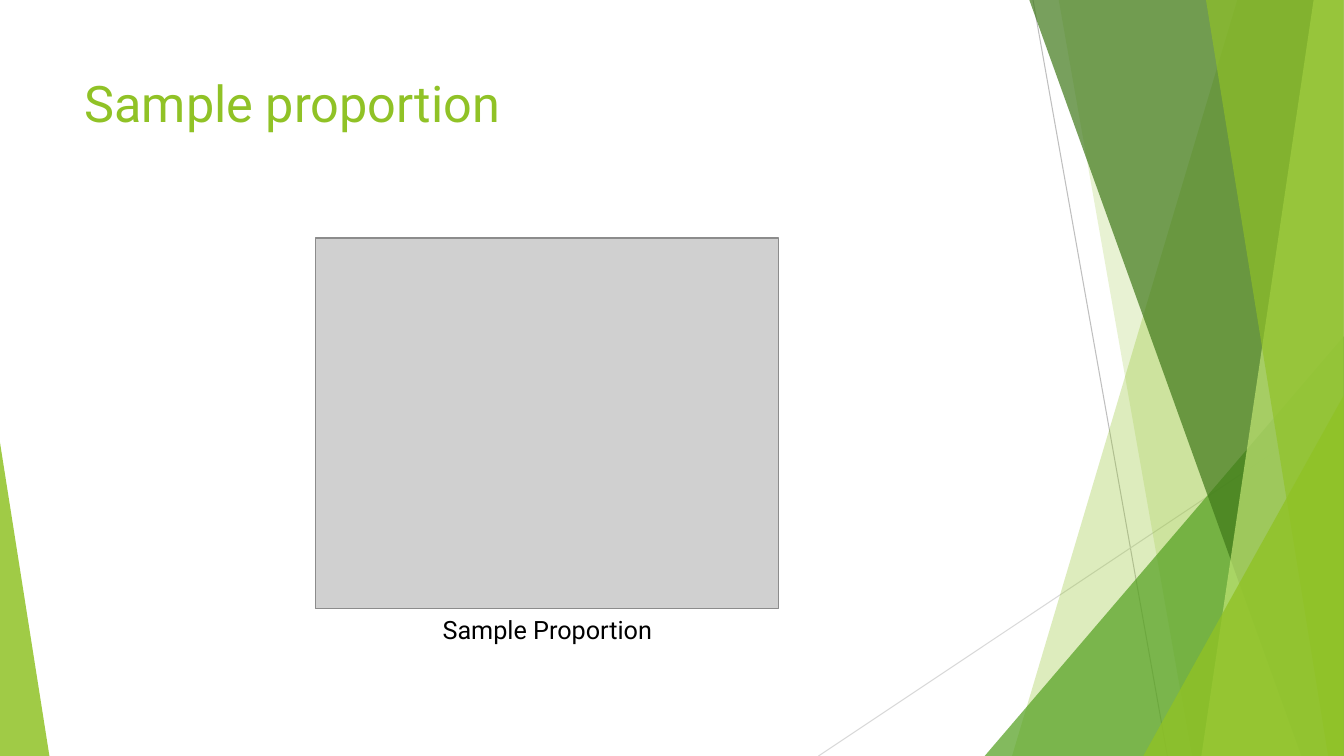
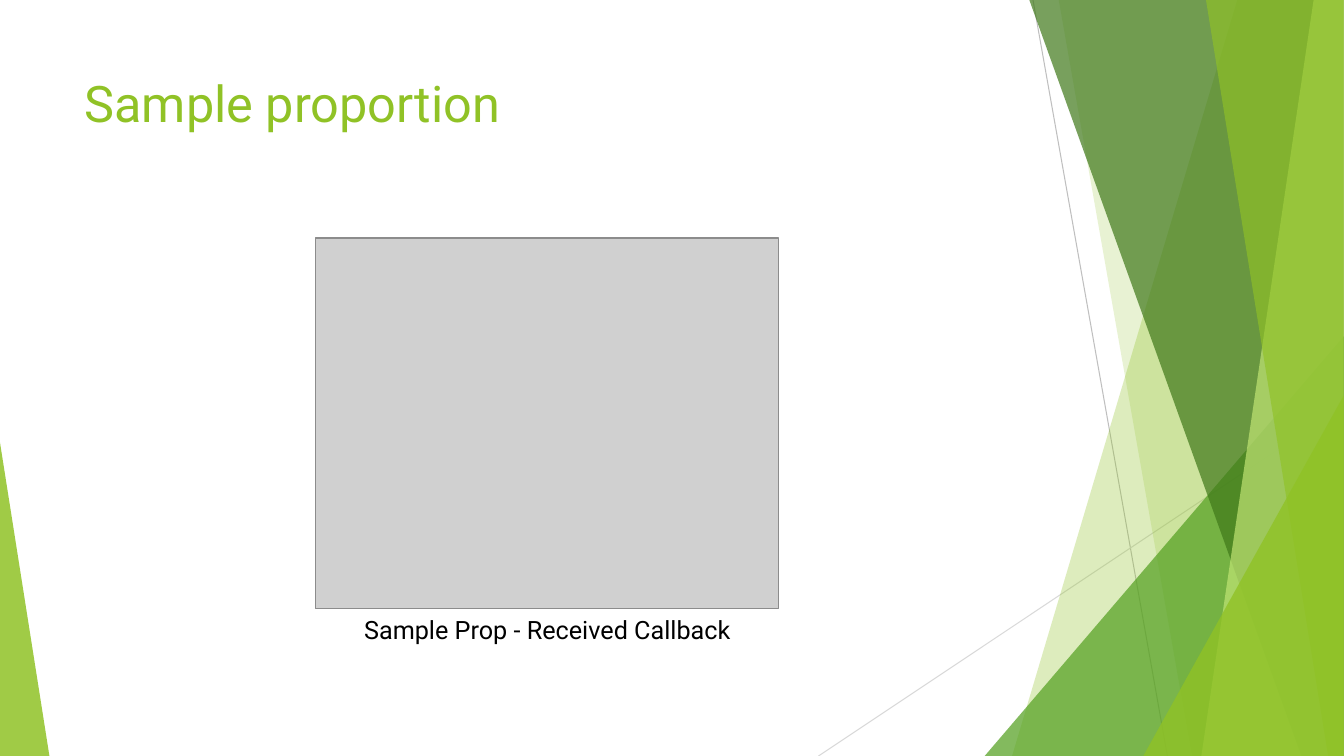
Before and after one commit to himalayahall/CUNY-DATA606, a slide deck: slide 7 of Project/Hakim-Project.pptx (slide 6 before the commit). Drawn at 1344x756 pixels with LibreOffice and Linux fonts; fonts in the diff are those of the drawing; grey boxes stand for pictures. Boxes give left, top, right and bottom in pixels: in the first picture for what was removed or moved away, otherwise in the second. Text is boxed around its words. In the diff, an @@ line names an element or a change of style, - is before the commit and + after.

```diff
--- a/Project/Hakim-Project.pptx
+++ b/Project/Hakim-Project.pptx
@@ text at (x1=364, y1=620, x2=730, y2=644): text changed @@
-Sample Proportion
+Sample Prop - Received Callback
```
Also in this commit, not shown: 8 other slides changed, 1 slide added, 1 other file.
